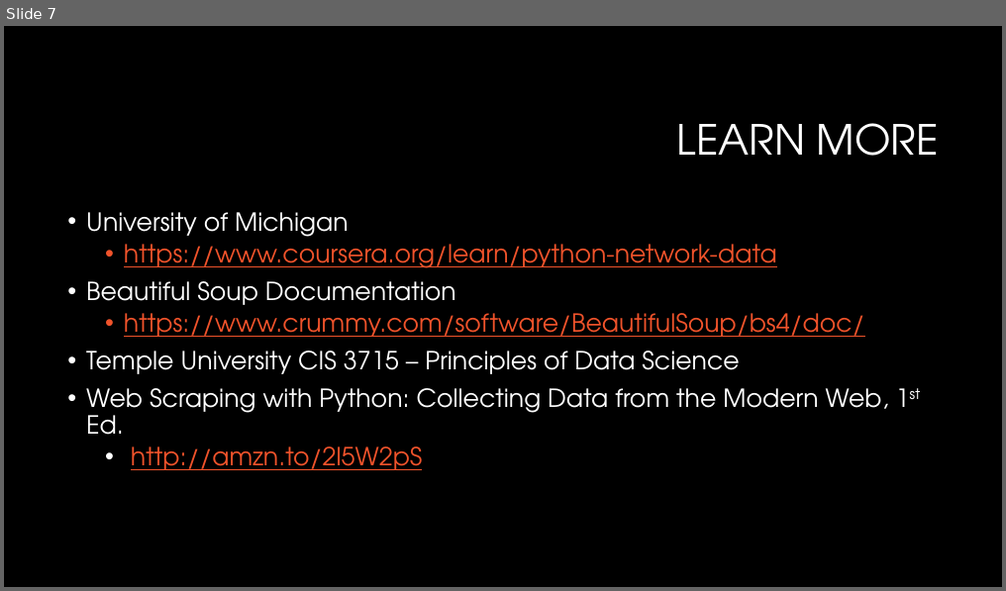
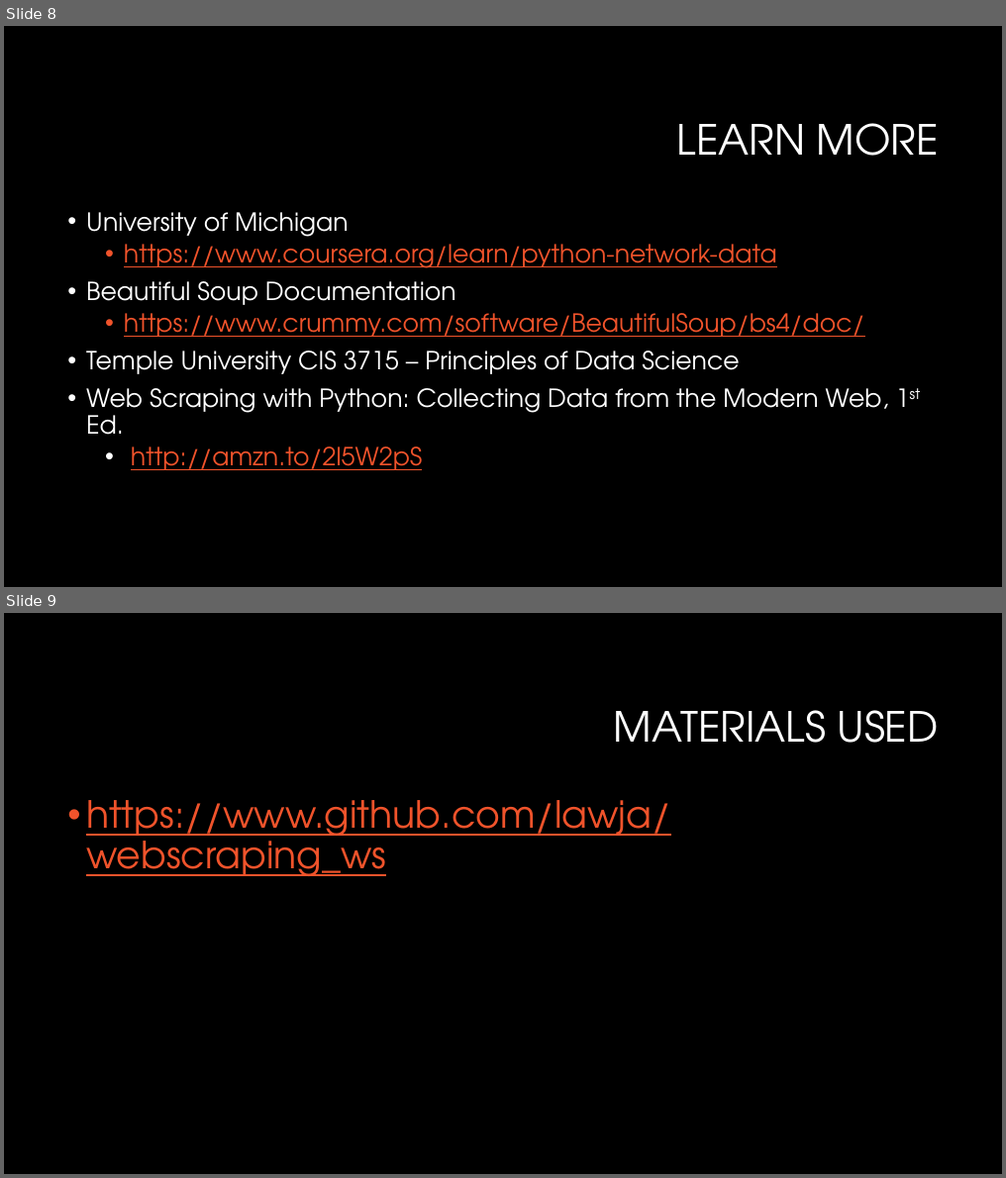
Before and after one commit to lawja/webscraping_ws, a slide deck: Webscraping.pptx. Shown one above the other, each under a label of ours: slide 7 before the commit, slides 8 and 9 after it. The pictures are 1006x591 and 1006x1178 pixels, drawn with LibreOffice and Linux fonts; fonts in the diff are those of the drawing; background and template pictures are left out. Boxes give left, top, right and bottom in pixels: in the first picture for what was removed or moved away, otherwise in the second. Text is boxed around its words. In the diff, an @@ line names an element or a change of style, - is before the commit and + after.

```diff
--- a/Webscraping.pptx
+++ b/Webscraping.pptx
@@ slide 9 added at (4,613,1002,1174), background #000000 @@
@@ title added at (614,710,939,743), 40 pt, text #FFFFFF @@
+MATERIALS USED
@@ text added at (86,800,671,876), 36 pt, text #F0532B, underline @@
+• https://www.github.com/lawja/webscraping_ws
@@ what was slide 7 is now slide 8 @@
```
Also in this commit, not shown: 1 slide changed, 1 other slide added, 1 other file.
